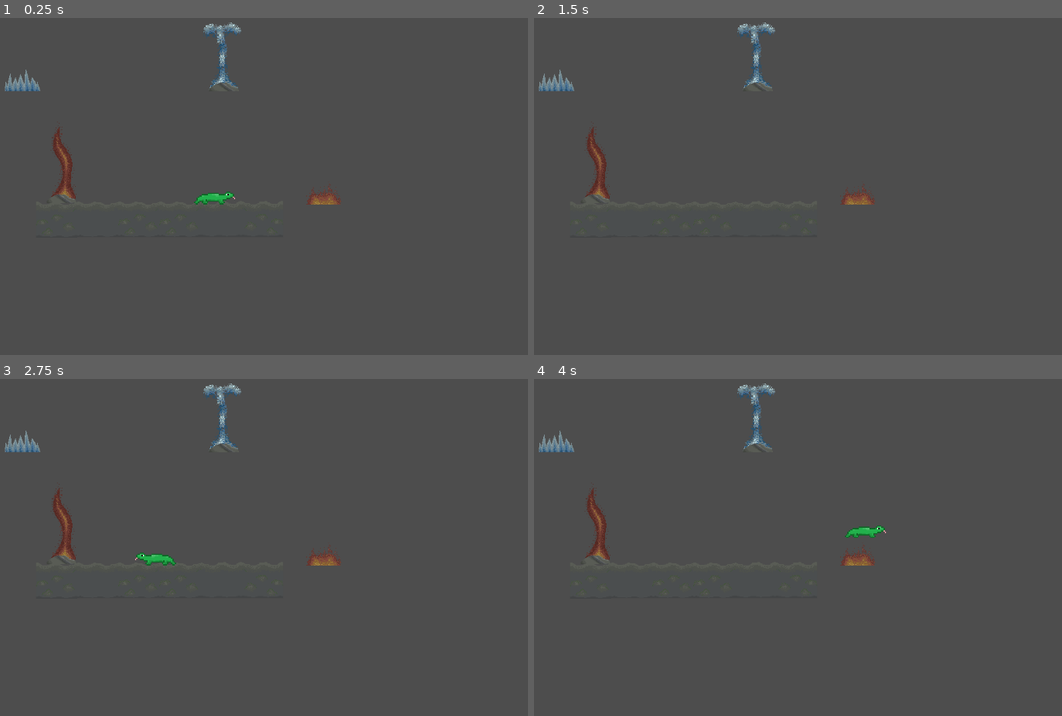
Above: before the commit, frames 1-4 (two rows, left to right).
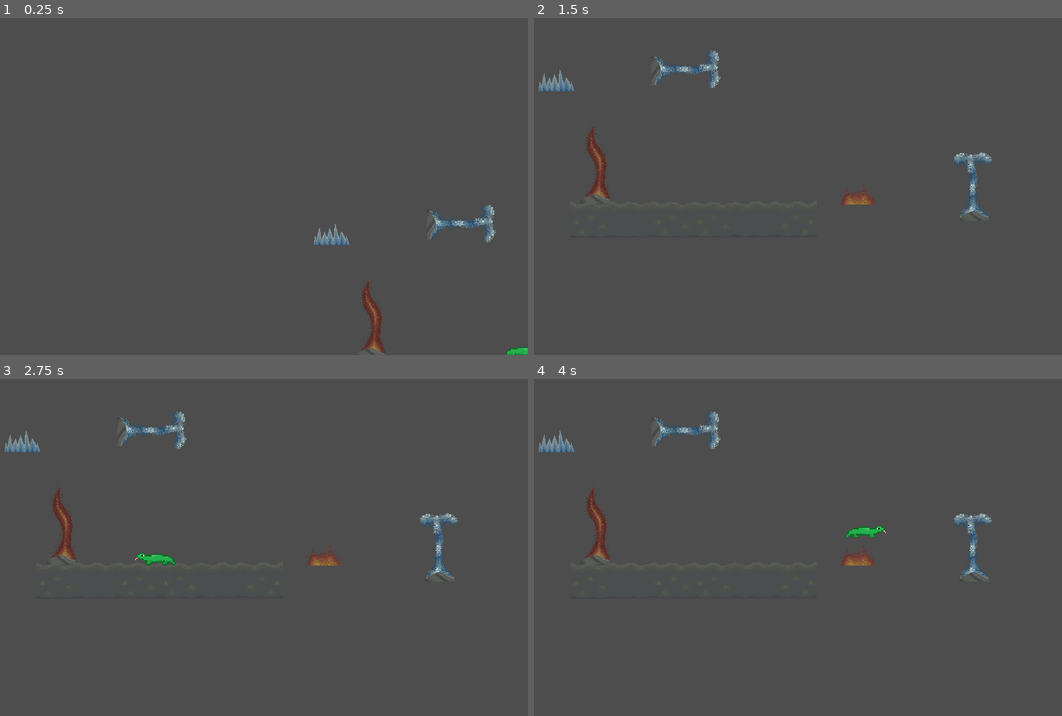
Above: after the commit, the same moments.

Repository: Logan-Voigt/The-Lost-Lizard
Game: Godot game, scene res://src/globals/main.tscn
Two runs of this game, one before a commit and one after it. Both use one fixed random seed, a clock stepped at 60 frames per second and the inputs below.
Inputs:
- Up to frame 1 (0.25 s): no input
- Up to frame 2 (1.5 s): tap Enter at 0.5 s; hold D (move_right) from 0.53 s (still down); tap Space (move_jump) at 0.77 s
- Up to frame 3 (2.75 s): tap Space (move_jump) at 1.52 s; release D (move_right) at 2.03 s; hold A (move_left) from 2.03 s (still down)
- Up to frame 4 (4 s): release A (move_left) at 2.78 s; hold D (move_right) from 2.78 s (still down); tap Space (move_jump) at 3.02, 3.77 s

The runs differ from the first frame. In frame 1, 2.6% of the frame differs, in the area x 0-100%, y 1-100%; in frame 2, 1.2%; in frame 3, 1.2%; in frame 4, 1.2%.

Commit message:
added pushing from vents
quite buggy, but i was bored 👍

Diff:
--- a/resources/obstacle_data.gd
+++ b/resources/obstacle_data.gd
@@ -4,8 +4,9 @@
 @export var instant_death : bool
 @export var kill_no_matter : bool
 @export var death_timer_limit : float
+@export var pushing_power : int
 @export_enum("plain", "fire", "ice", "toxic", "none") var destroyed_by_type : int
-@export_enum("none", "stop", "push", "slide") var matching_effect
+@export_enum("none", "STOP", "PUSH", "SLIDE") var matching_effect
 @export_enum("none", "stop", "push", "slide") var differing_effect
 @export_enum("none", "stop", "push", "slide") var always_effect
 @export var main_image : CompressedTexture2D
--- a/resources/obstacles/icy_vent.tres
+++ b/resources/obstacles/icy_vent.tres
@@ -7,7 +7,9 @@
 script = ExtResource("1_48wra")
 damage_type = 2
 instant_death = false
+kill_no_matter = false
 death_timer_limit = 0.0
+pushing_power = 1000
 destroyed_by_type = 4
 matching_effect = 2
 differing_effect = 0
--- a/src/globals/main.tscn
+++ b/src/globals/main.tscn
@@ -9,3 +9,7 @@
 
 [node name="Player" parent="." instance=ExtResource("2_gtg6f")]
 position = Vector2(947, 519)
+
+[node name="Camera2D" type="Camera2D" parent="Player"]
+position = Vector2(-1894, -1038)
+scale = Vector2(2, 2)
--- a/src/level/adaptation_obstacle.gd
+++ b/src/level/adaptation_obstacle.gd
@@ -7,7 +7,6 @@
 @onready var effect_area: Area2D = $EffectArea
 @onready var effect_staticbody_collision: CollisionShape2D = $EffectStaticbody/CollisionShape2D
 @onready var effect_staticbody: StaticBody2D = $EffectStaticbody
-
 @onready var main_texture: AnimatedSprite2D = $Main_Texture
 @onready var secondary_texture: Sprite2D = $Secondary_Texture
 var frames : SpriteFrames = SpriteFrames.new()
@@ -18,6 +17,13 @@
 const SLIDE : int = 3
 
 const PLAYER_LAYER : int = 1
+
+# Vars for pushing
+@onready var degrees = rotation_degrees
+var pushing_x : int
+var pushing_y : int
+var player : Node2D
+var pushing_player : bool
 
 var player_is_colliding : bool
 var death_timer : float
@@ -38,7 +44,15 @@
 		STOP:
 			effect_staticbody.collision_layer = PLAYER_LAYER
 		PUSH:
-			pass
+			if (player != null):
+				print(degrees)
+				pushing_player = true
+				player.being_pushed = pushing_player
+				pushing_x = cos(degrees + 90) * obstacle_data.pushing_power
+				pushing_y = sin(degrees + 90) * obstacle_data.pushing_power
+				player.velocity.x = -pushing_x
+				player.velocity.y = -pushing_y
+
 		SLIDE:
 			pass
 		_:
@@ -63,12 +77,19 @@
 func _on_effect_area_body_entered(body: Node2D) -> void:
 	if body is Player:
 		player_is_colliding = true
+		player = body
 
 
 func _on_effect_area_body_exited(body: Node2D) -> void:
+	if pushing_player:
+		pushing_player = false
+		player.being_pushed = false
 	if body is Player:
 		player_is_colliding = false
 		death_timer = 0.0
+		player = null
+
+
 
 
 func _on_type_changed() -> void:
--- a/src/level/adaptation_obstacle.tscn
+++ b/src/level/adaptation_obstacle.tscn
@@ -1,6 +1,7 @@
-[gd_scene load_steps=3 format=3 uid="uid://d1ga81q12atc"]
+[gd_scene load_steps=4 format=3 uid="uid://d1ga81q12atc"]
 
 [ext_resource type="Script" uid="uid://dlcrd4eaa65s5" path="res://src/level/adaptation_obstacle.gd" id="1_mvvav"]
+[ext_resource type="Shape2D" uid="uid://bm73nevxjsv6e" path="res://resources/hitboxes/128x128_hitbox.tres" id="2_pw5ec"]
 
 [sub_resource type="SpriteFrames" id="SpriteFrames_uatf8"]
 
@@ -10,12 +11,14 @@
 [node name="EffectArea" type="Area2D" parent="."]
 
 [node name="CollisionShape2D" type="CollisionShape2D" parent="EffectArea"]
+shape = ExtResource("2_pw5ec")
 
 [node name="EffectStaticbody" type="StaticBody2D" parent="."]
 collision_layer = 0
 collision_mask = 0
 
 [node name="CollisionShape2D" type="CollisionShape2D" parent="EffectStaticbody"]
+shape = ExtResource("2_pw5ec")
 
 [node name="Main_Texture" type="AnimatedSprite2D" parent="."]
 position = Vector2(0, -128)
--- a/src/level/level.tscn
+++ b/src/level/level.tscn
@@ -60,7 +60,8 @@
 secondary_image = ExtResource("2_xv147")
 
 [node name="Icy Vent" parent="." instance=ExtResource("1_la7um")]
-position = Vector2(986, 260)
+position = Vector2(645, 206)
+rotation = 1.5708
 obstacle_data = ExtResource("7_ob0n7")
 obstacle_hitbox = ExtResource("2_af42n")
 secondary_image = ExtResource("2_xv147")
@@ -92,3 +93,9 @@
 [node name="CaveTileTallNoGrass" type="Sprite2D" parent="."]
 position = Vector2(968, 649)
 texture = ExtResource("10_k5trb")
+
+[node name="Icy Vent2" parent="." instance=ExtResource("1_la7um")]
+position = Vector2(1658, 662)
+obstacle_data = ExtResource("7_ob0n7")
+obstacle_hitbox = ExtResource("2_af42n")
+secondary_image = ExtResource("2_xv147")
--- a/src/player/player.gd
+++ b/src/player/player.gd
@@ -10,8 +10,10 @@
 var stored_jump : bool = false
 var stored_jump_timer : float = 0.0
 
+var being_pushed : bool
+
 func apply_gravity(delta: float) -> void:
-	if not is_on_floor():
+	if not is_on_floor() and not being_pushed:
 		if velocity.y < 0 and Input.is_action_pressed("move_jump"):
 			velocity += get_gravity() * delta
 		else:
@@ -45,7 +47,6 @@
 	if Input.is_action_pressed("move_right"):
 		player_sprite.flip_h = false
 
-
 func _on_respawn() -> void:
 	queue_free()
 
